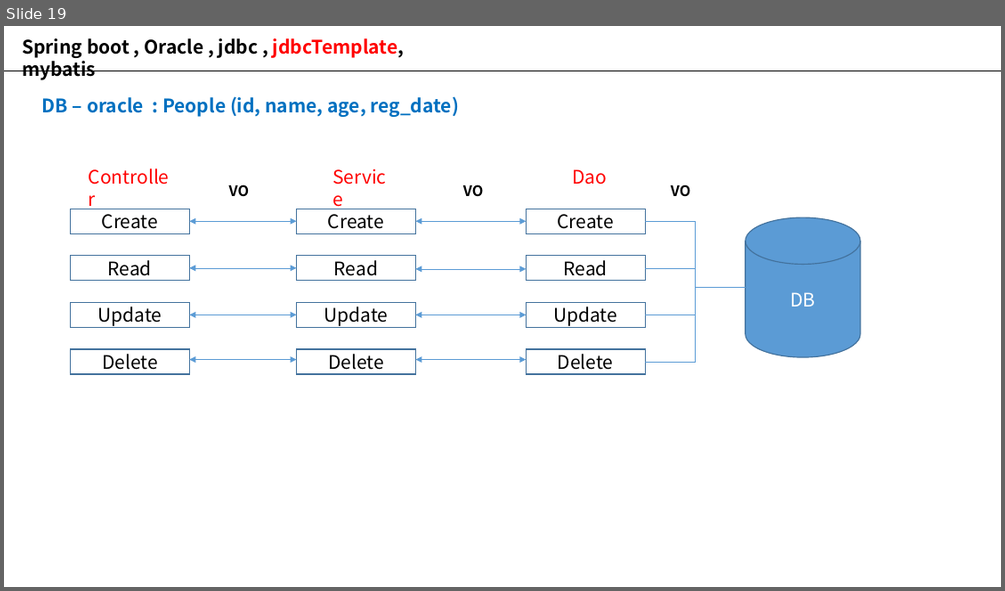
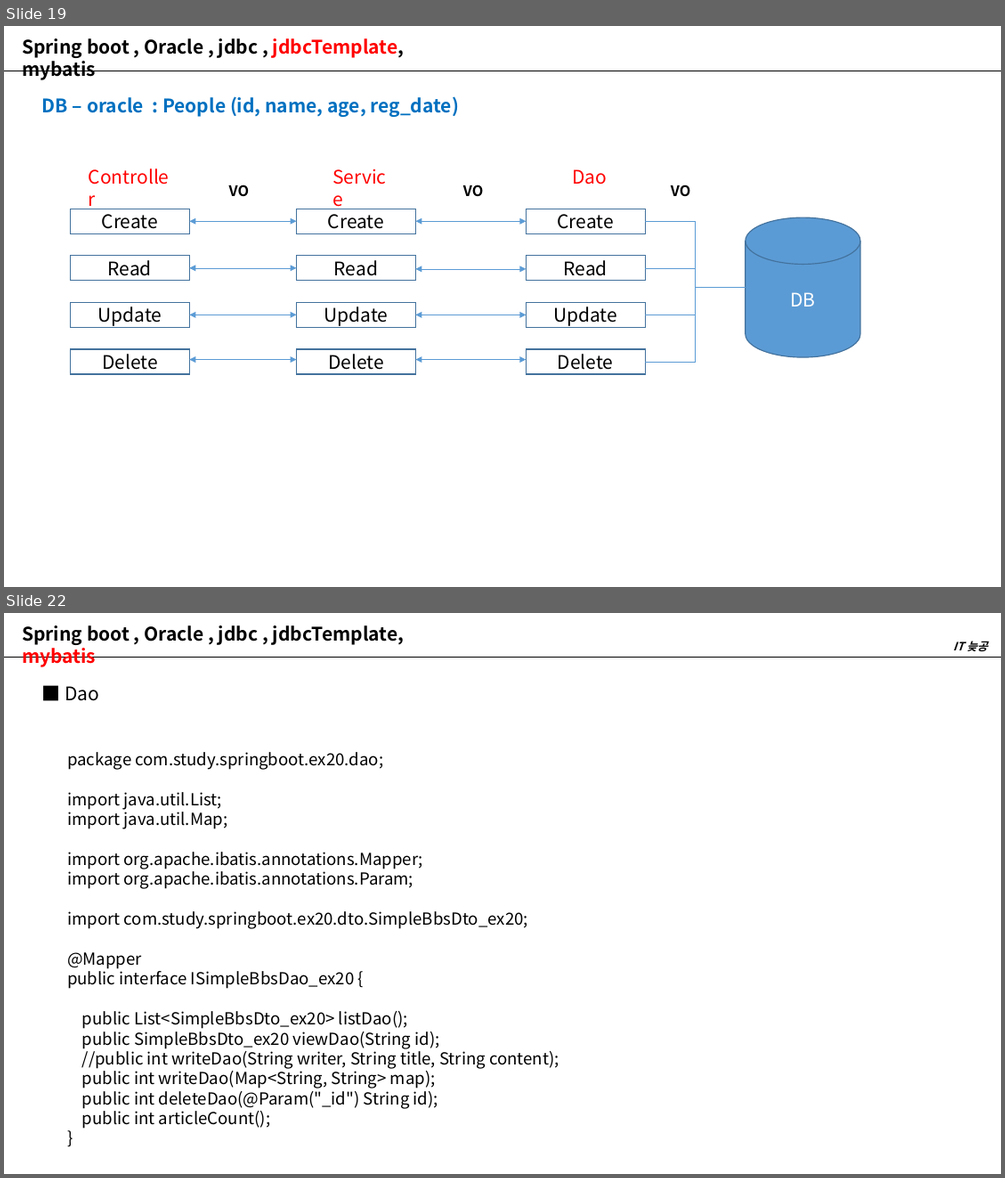
Before and after one commit to dhkim-githup/YouTube, a slide deck: newwork/Model2_Spring.pptx. Shown one above the other, each under a label of ours: slide 19 before the commit, slides 19 and 22 after it; the slides between them are not shown. The pictures are 1005x591 and 1005x1178 pixels, drawn with LibreOffice and Linux fonts; fonts in the diff are those of the drawing. Boxes give left, top, right and bottom in pixels: in the first picture for what was removed or moved away, otherwise in the second. Text is boxed around its words. In the diff, an @@ line names an element or a change of style, - is before the commit and + after.

```diff
--- a/newwork/Model2_Spring.pptx
+++ b/newwork/Model2_Spring.pptx
@@ slide 22 added at bbox=[4, 613, 1001, 1174], background #FFFFFF @@
@@ text added at bbox=[22, 625, 404, 667], 18 pt, text #000000, bold @@
+Spring boot , Oracle , jdbc , jdbcTemplate, mybatis
@@ line added from (4, 657) to (1001, 657), #000000 0.5 pt @@
@@ text added at bbox=[953, 641, 987, 651], 11 pt, text #000000, bold, italic @@
+IT 늦공
@@ text added at bbox=[65, 686, 99, 701], 18 pt, text #000000 @@
+■ Dao
@@ text added at bbox=[67, 752, 559, 1128], 16 pt, text #000000 @@
+package com.study.springboot.ex20.dao;
+import java.util.List;
+import java.util.Map;
+import org.apache.ibatis.annotations.Mapper;
+import org.apache.ibatis.annotations.Param;
+import com.study.springboot.ex20.dto.SimpleBbsDto_ex20;
+@Mapper
+public interface ISimpleBbsDao_ex20 {
+public List<SimpleBbsDto_ex20> listDao();
+public SimpleBbsDto_ex20 viewDao(String id);
+//public int writeDao(String writer, String title, String content);
+public int writeDao(Map<String, String> map);
+public int deleteDao(@Param("_id") String id);
+public int articleCount();
+}
```
Also in this commit, not shown: 1 slide changed, 4 other slides added, 1 other file.
